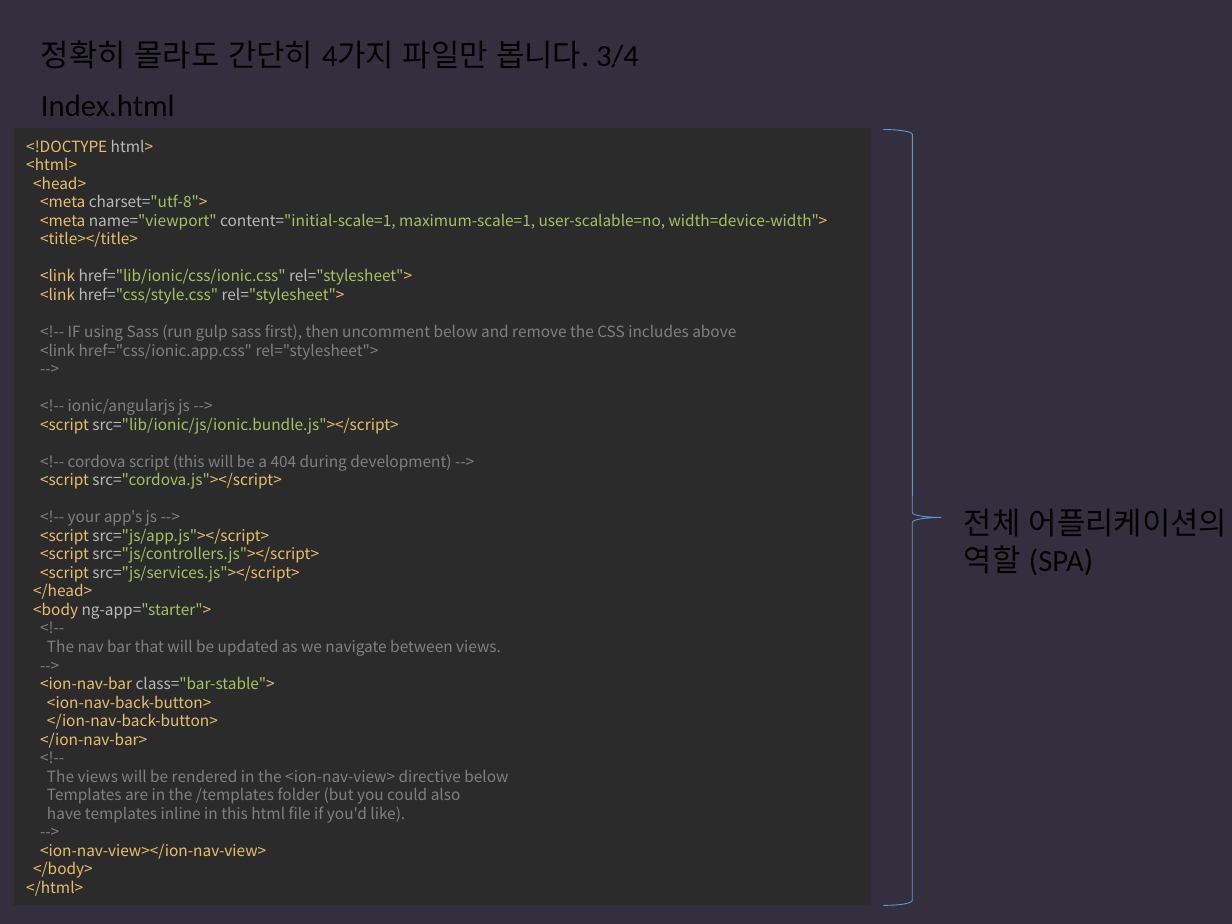
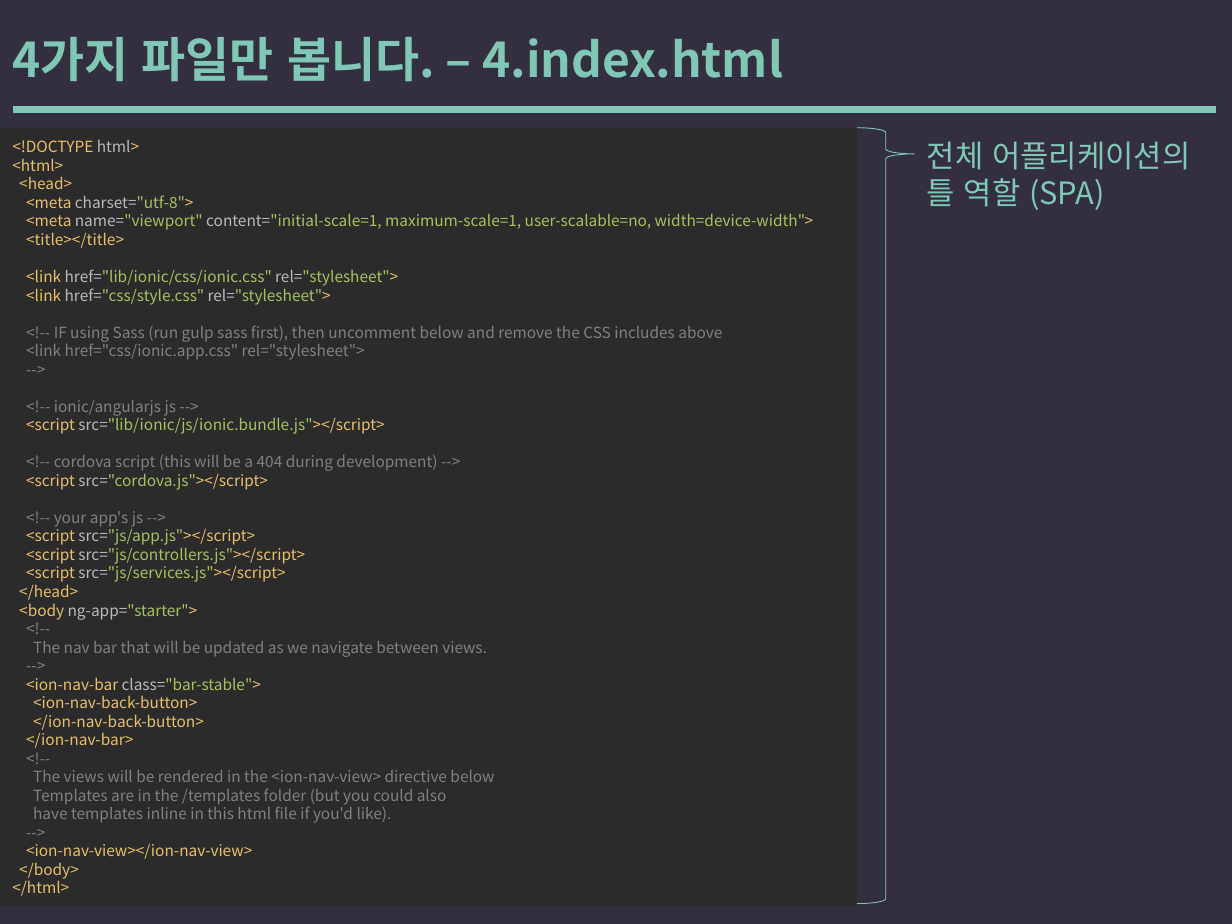
Before and after one commit to yysstory/mozzi, a slide deck: slide 25 of DOCS/1.pptx. Drawn at 1232x924 pixels with LibreOffice and Linux fonts; fonts in the diff are those of the drawing. Boxes give left, top, right and bottom in pixels: in the first picture for what was removed or moved away, otherwise in the second. Text is boxed around its words. In the diff, an @@ line names an element or a change of style, - is before the commit and + after.

```diff
--- a/DOCS/1.pptx
+++ b/DOCS/1.pptx
@@ text at <box>12,37,784,82</box>: text changed; size 18 to 28 pt; font Calibri to Noto Sans CJK KR; text colour #000000 to #80C8B5; bold on @@
-정확히 몰라도 간단히 4가지 파일만 봅니다. 3/4
+4가지 파일만 봅니다. – 4.index.html
@@ line added from (16, 110) to (1212, 110), #80C8B5 4 pt @@
@@ text removed at <box>41,95,175,116</box> @@
-Index.html
@@ rectangle "<!DOCTYPE html> <html> <head> <meta ...": place and size @@
-rectangle "<!DOCTYPE html> <html> <head> <meta ..." at <box>14,128,870,906</box>
+rectangle "<!DOCTYPE html> <html> <head> <meta ..." at <box>0,128,856,906</box>
@@ right brace: place and size @@
-right brace at <box>883,129,941,906</box>
+right brace at <box>856,128,914,904</box>
@@ right brace at <box>856,128,914,904</box>: outline #5B9BD5 0.5 pt to #80C8B5 0.5 pt; proportions changed @@
@@ text at <box>927,141,1190,210</box>: text changed; font Calibri to Noto Sans CJK KR; text colour #000000 to #80C8B5 @@
-전체 어플리케이션의 틀 역할 (SPA)
+전체 어플리케이션의
+틀 역할 (SPA)
```
Also in this commit, not shown: 27 other slides changed.
